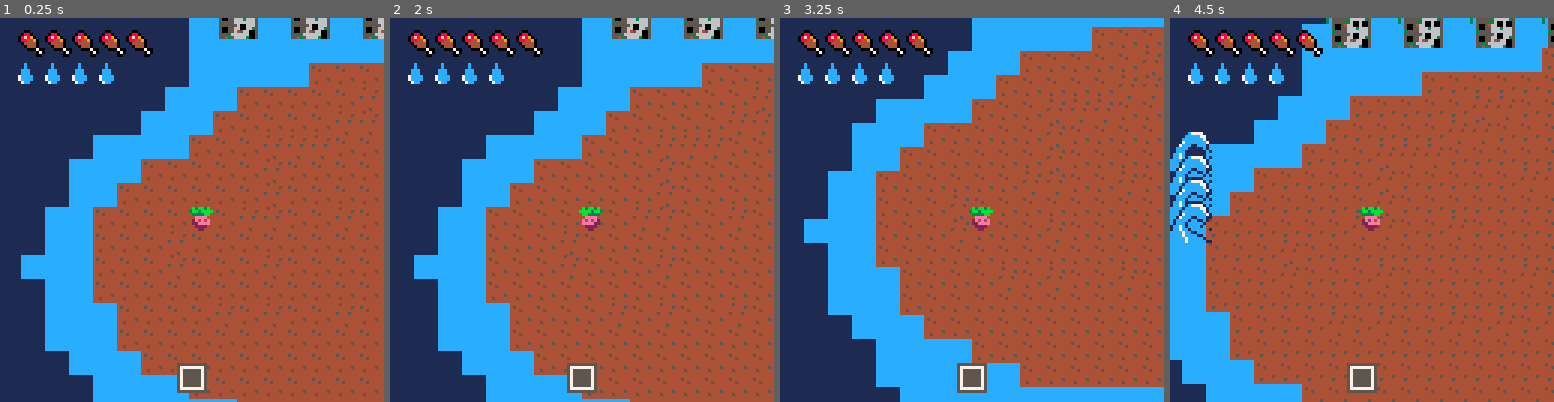
Above: before the commit, frames 1-4 (left to right).
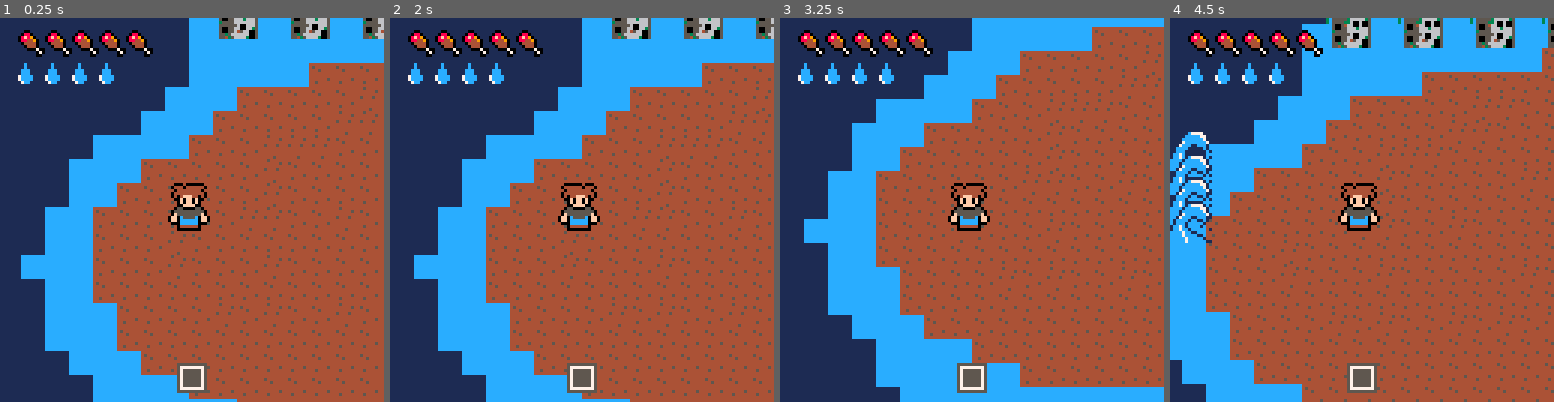
Above: after the commit, the same moments.

Repository: lucaslng/jamhacks-climatastrophe
Game: PICO-8 cartridge climate-collapse.p8
Same seed, same stepped clock (60 frames per second), same inputs: the game is played once before the commit and once after it.
Inputs:
- Up to frame 1 (0.25 s): no input
- Up to frame 2 (2 s): tap O (Z key) at 0.33, 0.7, 1.43 s; hold Left from 1.97 s (still down)
- Up to frame 3 (3.25 s): tap O (Z key) at 2.22, 3.1 s; release Left at 2.37 s; hold Down 2.42-2.82 s; hold Right from 2.87 s (still down)
- Up to frame 4 (4.5 s): release Right at 3.53 s; hold Up 3.58-4.08 s; tap O (Z key) at 3.98 s; hold Right from 4.13 s (still down)

The runs differ from the first frame. In frame 1, 0.9% of the frame differs, in the area x 43-56%, y 42-56%; in frame 2, 0.9%; in frame 3, 0.9%; in frame 4, 0.9%.

Commit message:
new texture

Diff:
--- a/climate-collapse.p8
+++ b/climate-collapse.p8
@@ -53,7 +53,6 @@
 		x = 200,
 		y = 200,
 		fx = false,
-		sprite = 1,
 		hunger = 5,
 		thirst = 4
 	}
@@ -231,9 +230,11 @@
 
 	camera(Player.x - 63, Player.y - 63)
 	map(0, 0, 0, 0, 200, 200)
-	spr(Player.sprite, Player.x, Player.y, 1, 1, Player.fx)
-
+	palt(black, false)
+	palt(green, true)
+	spr(72, Player.x - 8, Player.y - 8, 2, 2, Player.fx)
 	palt()
+
 	foreach(tornadoes, function(t) spr(9 + (t.lifetime % 8) / 2, t.x, t.y) end)
 
 	foreach(
@@ -328,22 +329,22 @@
 0000000000000000000000000000000000000000bbbbbbbbbbbbbbbb0000000000000000000000000000000000000000bbbbbbbbbbbbbbbb0000000000000000
 0000000000000000000000000000000000000000bbbbbbbbbbbbbbbb0000000000000000000000000000000000000000bbbbbbbbbbbbbbbb0000000000000000
 0000000000000000000000000000000000000000bbbbbbbbbbbbbbbb0000000000000000000000000000000000000000bbbbbbbbbbbbbbbb0000000000000000
-1115355555555111ccc5355555555ccc000055555550000000000000005500000000000000000000000000000000000000000000000000000000000000000000
-1155553555533511cc555535555335cc005566666665500000000000056650000000000000000000000000000000000000000000000000000000000000000000
-1153453555533551cc5345355553355c056666666666650000000000056655000000000000000000000000000000000000000000000000000000000000000000
-1553345553533455c553345553533455056666666666650000000000056666500000000000000000000000000000000000000000000000000000000000000000
-55333343553555555533334355355555566666666666665000000000566666500000000000000000000000000000000000000000000000000000000000000000
-55535545555555555553554555555555565666666666565000000005666555000000000000000000000000000000000000000000000000000000000000000000
-31555553666663513c5555536666635c565655666556565000000056665000000000000000000000000000000000000000000000000000000000000000000000
-31555533600600513c5555336006005c556666565666655000000566650000000000000000000000000000000000000000000000000000000000000000000000
-1150054660060051cc5005466006005c056655656556650000005666500000000000000000000000000000000000000000000000000000000000000000000000
-1150055666366651cc5005566636665c056555656555650005556665000000000000000000000000000000000000000000000000000000000000000000000000
-1135555666666651cc3555566666665c566556555655665056666650000000000000000000000000000000000000000000000000000000000000000000000000
-1155555560066651cc5555556006665c566666565666665056666500000000000000000000000000000000000000000000000000000000000000000000000000
-1150055660066351cc5005566006635c056656666656650005566500000000000000000000000000000000000000000000000000000000000000000000000000
-1150055645660051cc5005564566005c005556565655500000566500000000000000000000000000000000000000000000000000000000000000000000000000
-1155356666660051cc5535666666005c000056565650000000055000000000000000000000000000000000000000000000000000000000000000000000000000
-1155435666630051cc5543566663005c000005555500000000000000000000000000000000000000000000000000000000000000000000000000000000000000
+1115355555555111ccc5355555555ccc00005555555000000000000000550000bbb000b000000bbb000000000000000000000000000000000000000000000000
+1155553555533511cc555535555335cc00556666666550000000000005665000bb044404444440bb000000000000000000000000000000000000000000000000
+1153453555533551cc5345355553355c05666666666665000000000005665500bbb0444444440bbb000000000000000000000000000000000000000000000000
+1553345553533455c55334555353345505666666666665000000000005666650bb044444444440bb000000000000000000000000000000000000000000000000
+5533334355355555553333435535555556666666666666500000000056666650bb0404fff44040bb000000000000000000000000000000000000000000000000
+5553554555555555555355455555555556566666666656500000000566655500bbb00f0ff0f00bbb000000000000000000000000000000000000000000000000
+31555553666663513c5555536666635c56565566655656500000005666500000bbbb0f0ff0f0bbbb000000000000000000000000000000000000000000000000
+31555533600600513c5555336006005c55666656566665500000056665000000bbbb00ffff00bbbb000000000000000000000000000000000000000000000000
+1150054660060051cc5005466006005c05665565655665000000566650000000bbb0550000550bbb000000000000000000000000000000000000000000000000
+1150055666366651cc5005566636665c05655565655565000555666500000000bb055555555550bb000000000000000000000000000000000000000000000000
+1135555666666651cc3555566666665c56655655565566505666665000000000bb0f55555555f0bb000000000000000000000000000000000000000000000000
+1155555560066651cc5555556006665c56666656566666505666650000000000b0ff0c5555c0ff0b000000000000000000000000000000000000000000000000
+1150055660066351cc5005566006635c05665666665665000556650000000000b0ff0cccccc0ff0b000000000000000000000000000000000000000000000000
+1150055645660051cc5005564566005c00555656565550000056650000000000bb000cccccc000bb000000000000000000000000000000000000000000000000
+1155356666660051cc5535666666005c00005656565000000005500000000000bbbb04444440bbbb000000000000000000000000000000000000000000000000
+1155435666630051cc5543566663005c00000555550000000000000000000000bbbb00000000bbbb000000000000000000000000000000000000000000000000
 00000000000000000000000000000000000000000000000000000000000000000000000000000000000000000000000000000000000000000000000000000000
 00000000000000000000000000000000000000000000000000000000000000000000000000000000000000000000000000000000000000000000000000000000
 00000000000000000000000000000000000000000000000000000000000000000000000000000000000000000000000000000000000000000000000000000000
